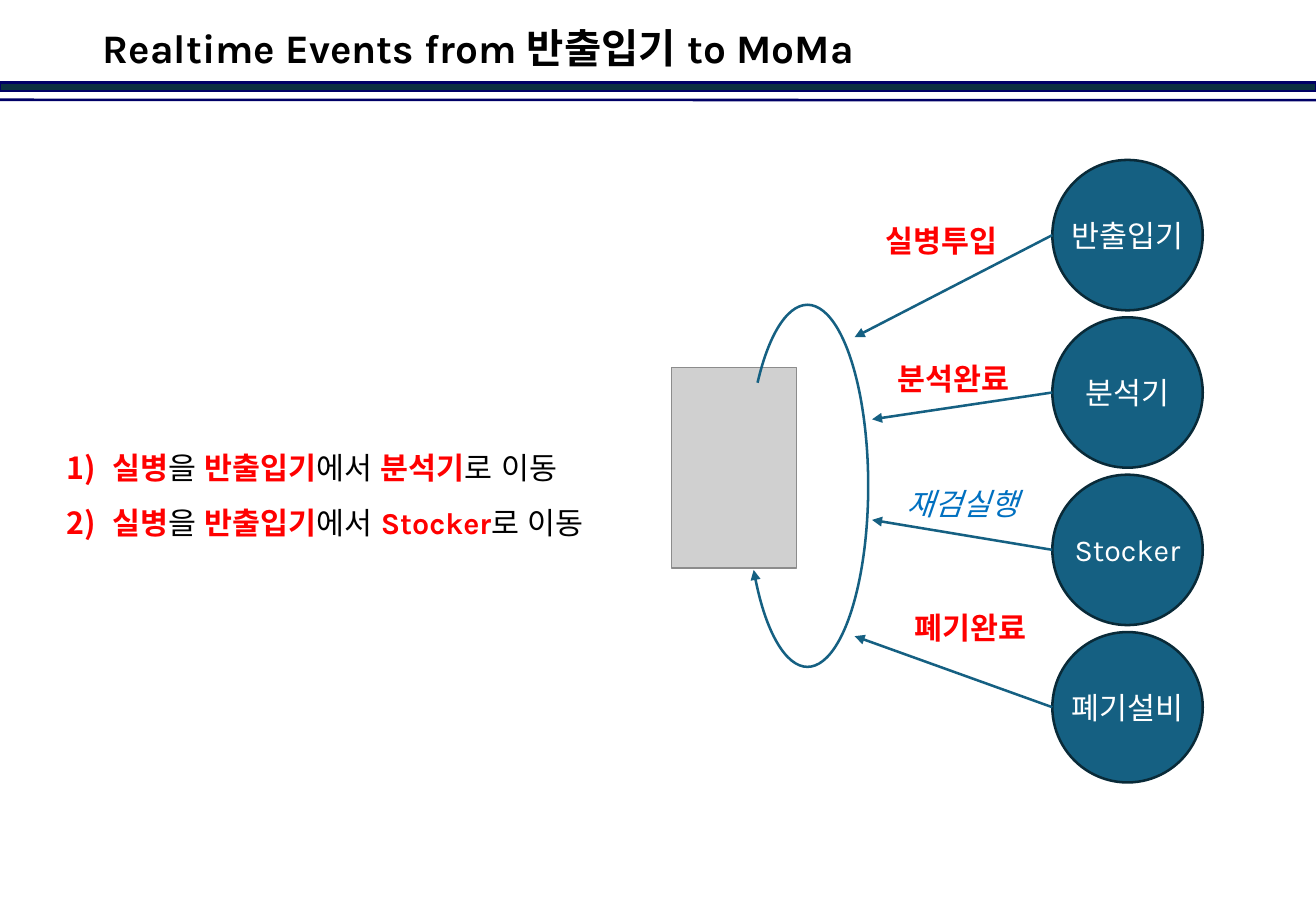
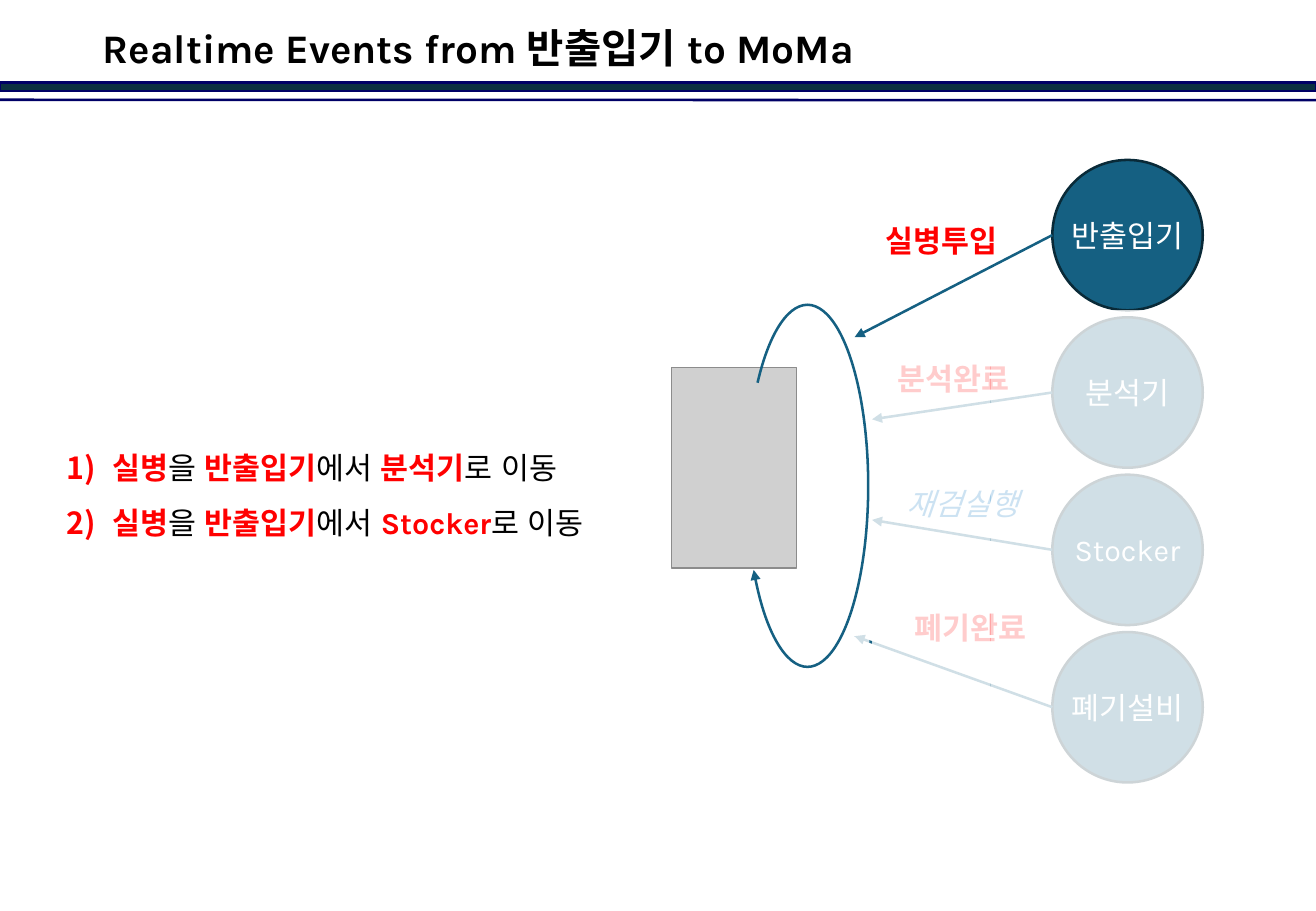
Before and after one commit to jinkabpark/SamickThk_Analysis, a slide deck: slide 14 of 허종원/Travel Scenario.pptx. Drawn at 1316x911 pixels with LibreOffice and Linux fonts; fonts in the diff are those of the drawing; grey boxes stand for pictures; background and template pictures are left out. Boxes give left, top, right and bottom in pixels: in the first picture for what was removed or moved away, otherwise in the second. Text is boxed around its words. In the diff, an @@ line names an element or a change of style, - is before the commit and + after.

```diff
--- a/허종원/Travel Scenario.pptx
+++ b/허종원/Travel Scenario.pptx
@@ rectangle added at box(990, 310, 1231, 795), fill #FFFFFF at 80% opacity @@
@@ rectangle added at box(872, 341, 992, 756), fill #FFFFFF at 80% opacity @@
@@ rectangle added at box(855, 626, 870, 656), fill #FFFFFF at 80% opacity @@
```
Also in this commit, not shown: 2 other slides changed, 3 slides added.
